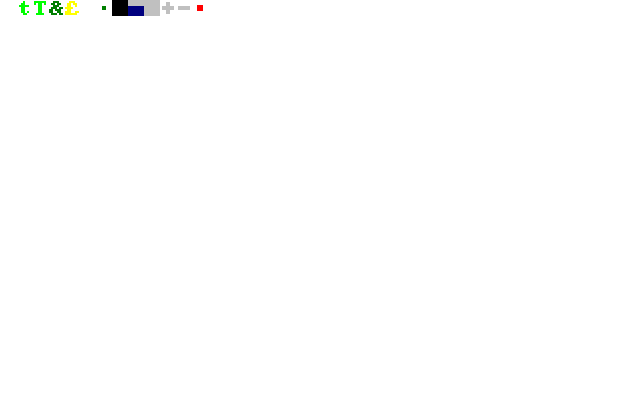
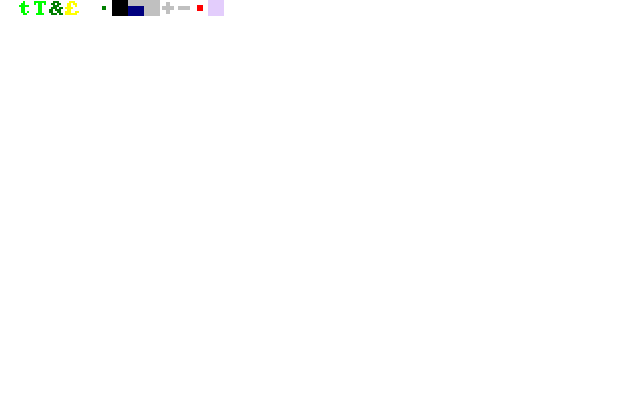
Layers edited between the first and the second 640px x 400px image:
added layer "moon" (25%) above "dot (white) copy #1" over [208, 0, 224, 16]
